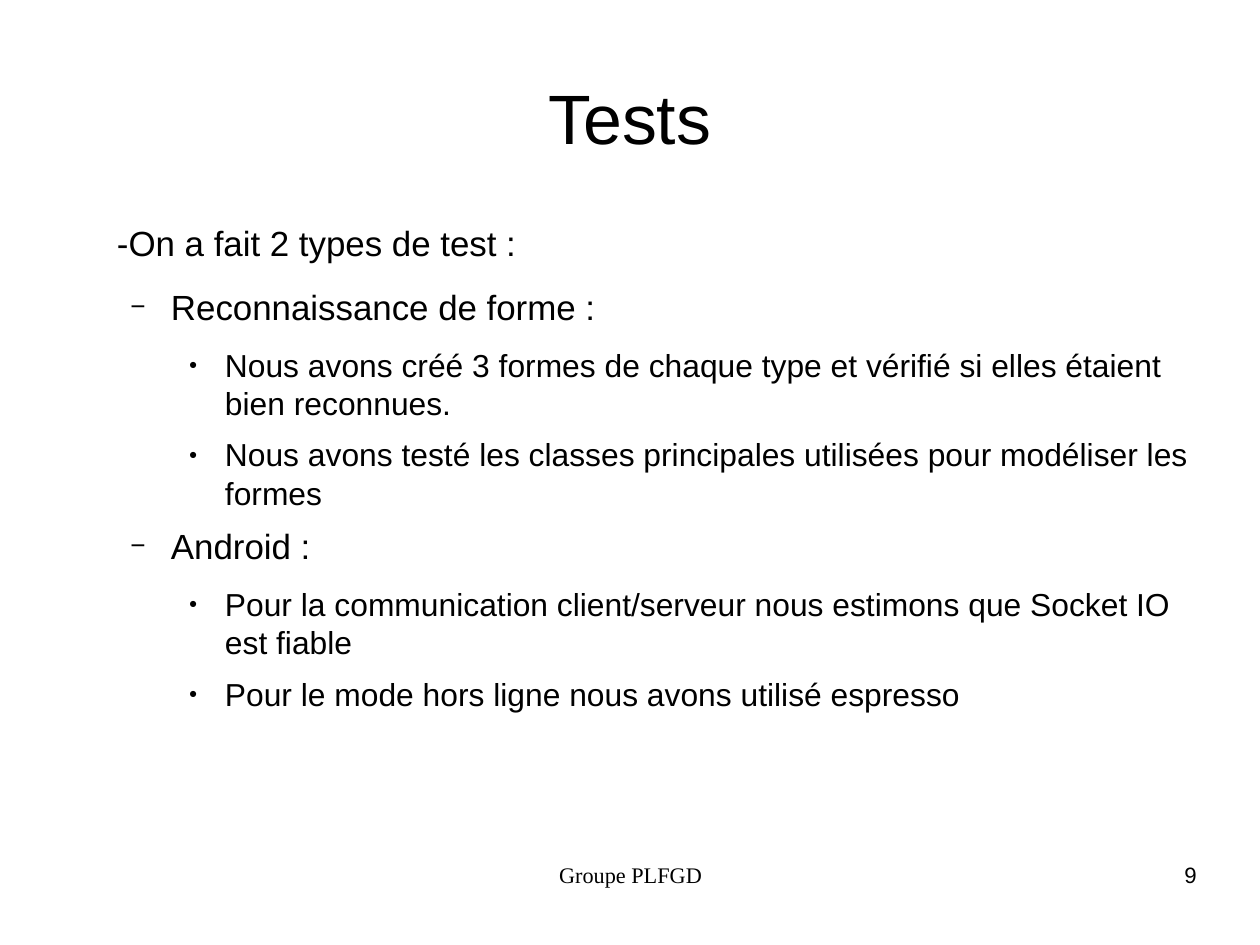
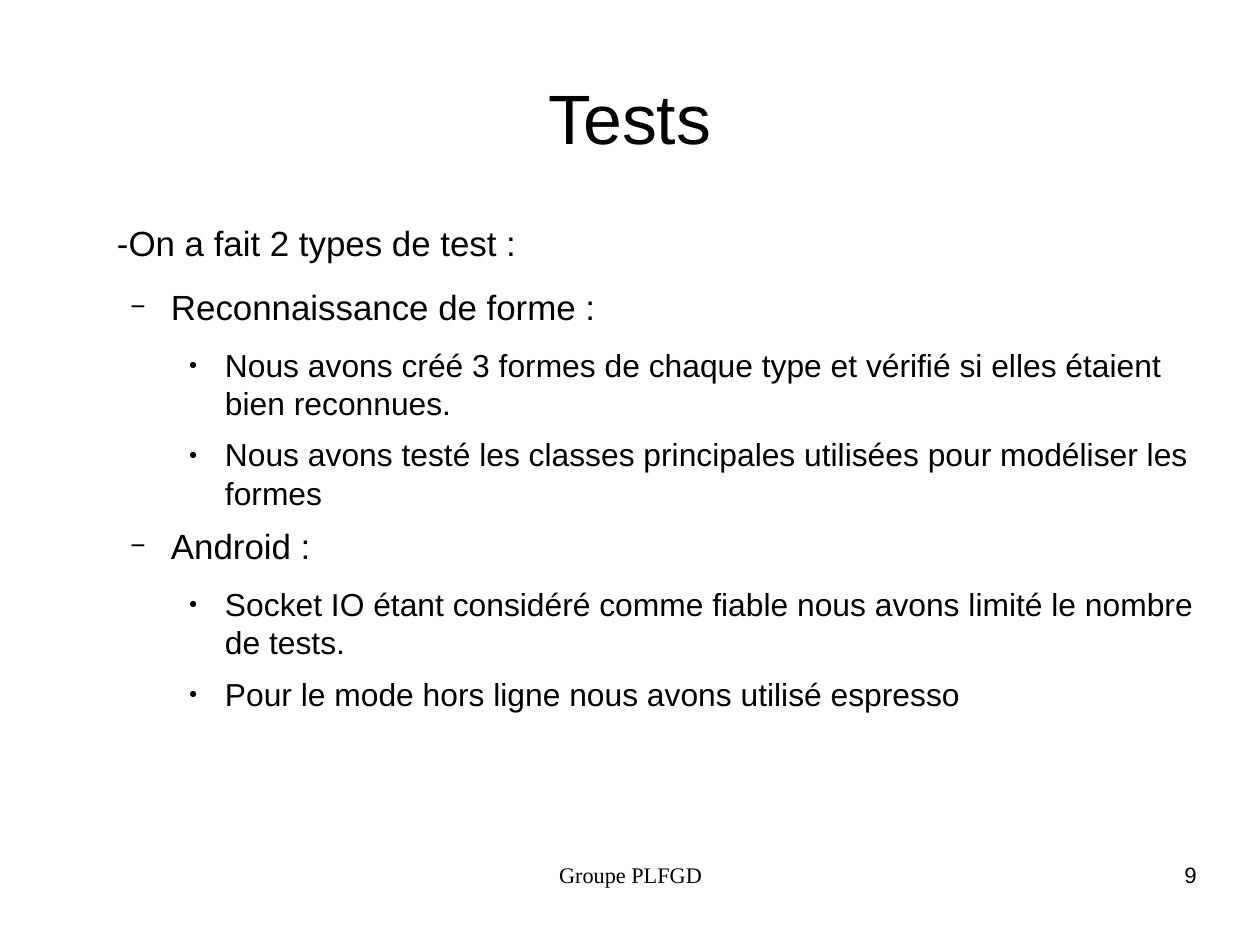
Before and after one commit to Ainorte/PLFGD, a slide deck: slide 9 of Documentation/Diapo.odp. Drawn at 1260x945 pixels with LibreOffice and Linux fonts; fonts in the diff are those of the drawing. Boxes give left, top, right and bottom in pixels: in the first picture for what was removed or moved away, otherwise in the second. Text is boxed around its words. In the diff, an @@ line names an element or a change of style, - is before the commit and + after.

```diff
--- a/Documentation/Diapo.odp
+++ b/Documentation/Diapo.odp
@@ text at <box>225,592,1193,655</box>: text changed @@
-    ● Pour la communication client/serveur nous estimons que Socket IO est fiable
+    ● Socket IO étant considéré comme fiable nous avons limité le nombre de tests.
```
Also in this commit, not shown: 1 other slide changed, 1 other file.
